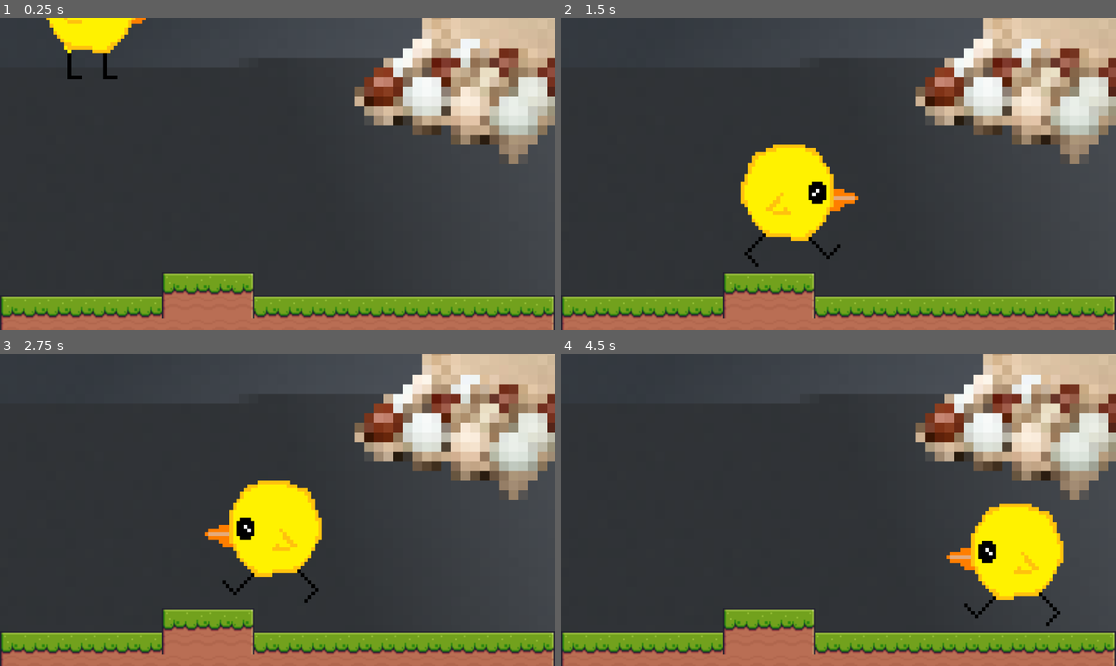
Above: before the commit, frames 1-4 (two rows, left to right).
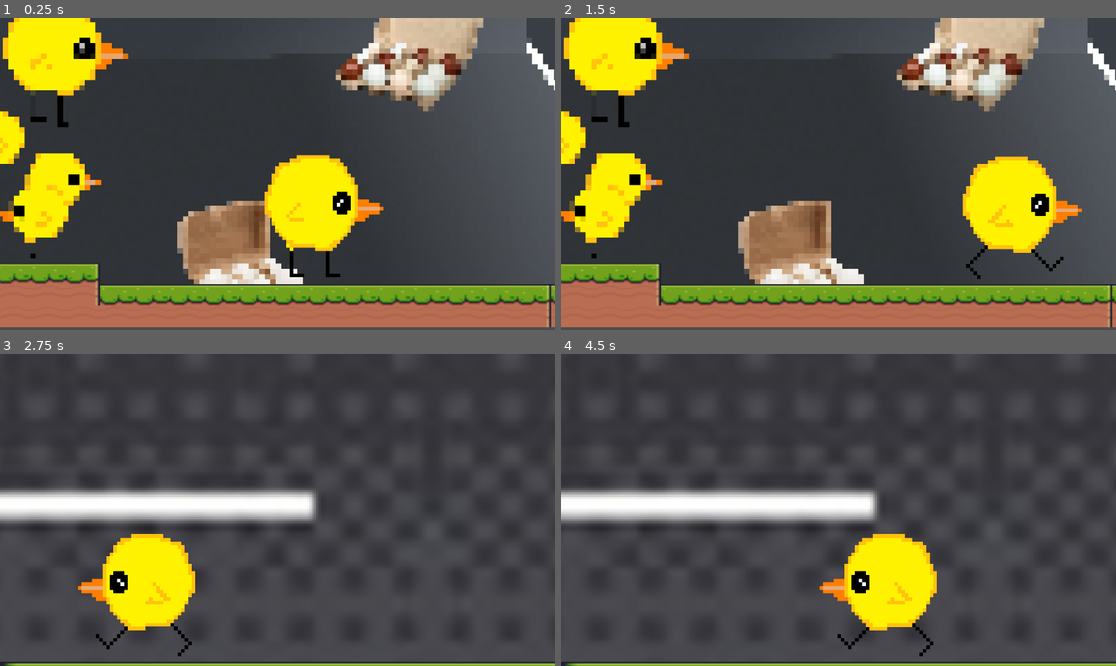
Above: after the commit, the same moments.

Repository: soupybloo/chick
Game: Godot game, scene res://scenes/1.truck_scene.tscn
The game is run twice, just before and just after one commit, with the same random seed, the same clock (stepped at 60 frames per second) and the same inputs.
Inputs:
- Up to frame 1 (0.25 s): no input
- Up to frame 2 (1.5 s): tap Enter (ui_accept) at 0.5, 0.77 s; hold Right (ui_right) from 0.53 s (still down)
- Up to frame 3 (2.75 s): tap Enter (ui_accept) at 1.52 s; release Right (ui_right) at 2.03 s; hold Left (ui_left) from 2.03 s (still down)
- Up to frame 4 (4.5 s): release Left (ui_left) at 2.78 s; hold Right (ui_right) 2.78-4.28 s; tap Enter (ui_accept) at 3.02, 3.77 s; hold Left (ui_left) from 4.28 s (still down)

The runs differ from the first frame. In frame 1, 40% of the frame differs, in the area x 0-100%, y 0-100%; in frame 2, 43%; in frame 3, 43%; in frame 4, 46%.

Commit message:
cropped truck scene

Diff:
--- a/scenes/1.truck_scene.tscn
+++ b/scenes/1.truck_scene.tscn
@@ -465,22 +465,27 @@
 anchors_preset = 15
 anchor_right = 1.0
 anchor_bottom = 1.0
-offset_left = -544.0
-offset_top = -537.0
-offset_right = 639.0
-offset_bottom = 341.0
+offset_left = -760.0
+offset_top = -163.0
+offset_right = 423.0
+offset_bottom = 715.0
 grow_horizontal = 2
 grow_vertical = 2
+scale = Vector2(0.566221, 0.54534)
+pivot_offset = Vector2(1686.54, -222.969)
 texture = ExtResource("1_ogwpy")
 stretch_mode = 2
 
 [node name="TileMap" type="TileMap" parent="CanvasLayer"]
-scale = Vector2(3, 3)
+position = Vector2(-585, 21)
+scale = Vector2(4.50349, 2.77114)
 tile_set = SubResource("TileSet_krwbi")
 format = 2
 layer_0/tile_data = PackedInt32Array(786432, 393216, 0, 851968, 393216, 1, 786433, 458752, 0, 851969, 458752, 1, 786434 …(1583 unchanged characters)…
 
 [node name="Chick?" parent="CanvasLayer" instance=ExtResource("3_pgolu")]
+position = Vector2(459, 411)
+scale = Vector2(1.01359, 1)
 
 [node name="Area2D" type="Area2D" parent="CanvasLayer"]
 script = ExtResource("4_oto65")
Not shown: 1 places in scenes/1.truck_scene.tscn that only renumber resources
